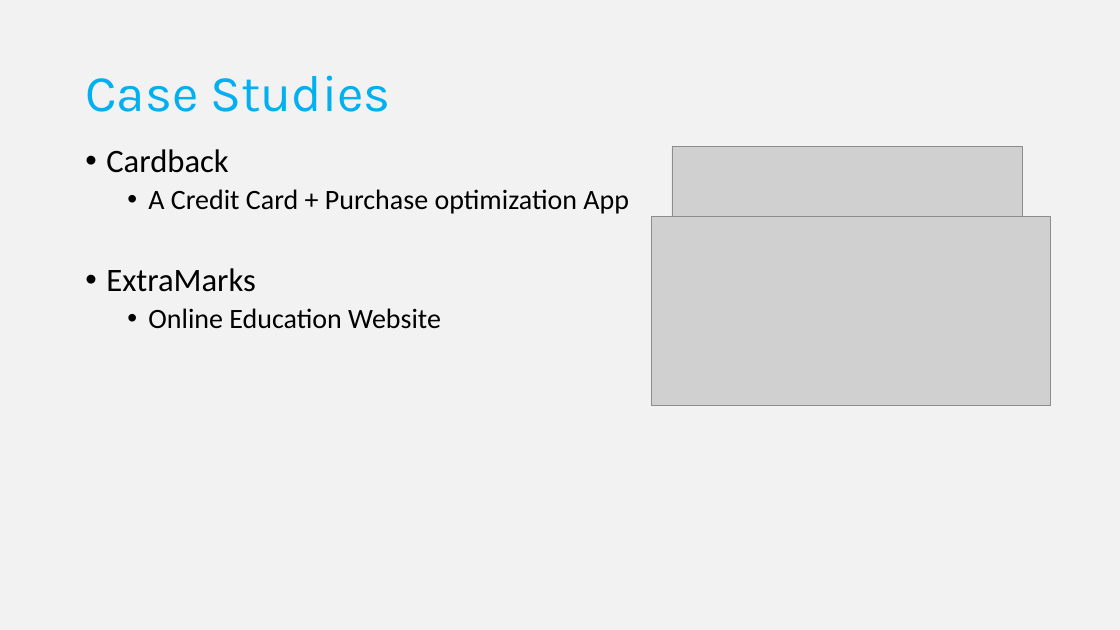
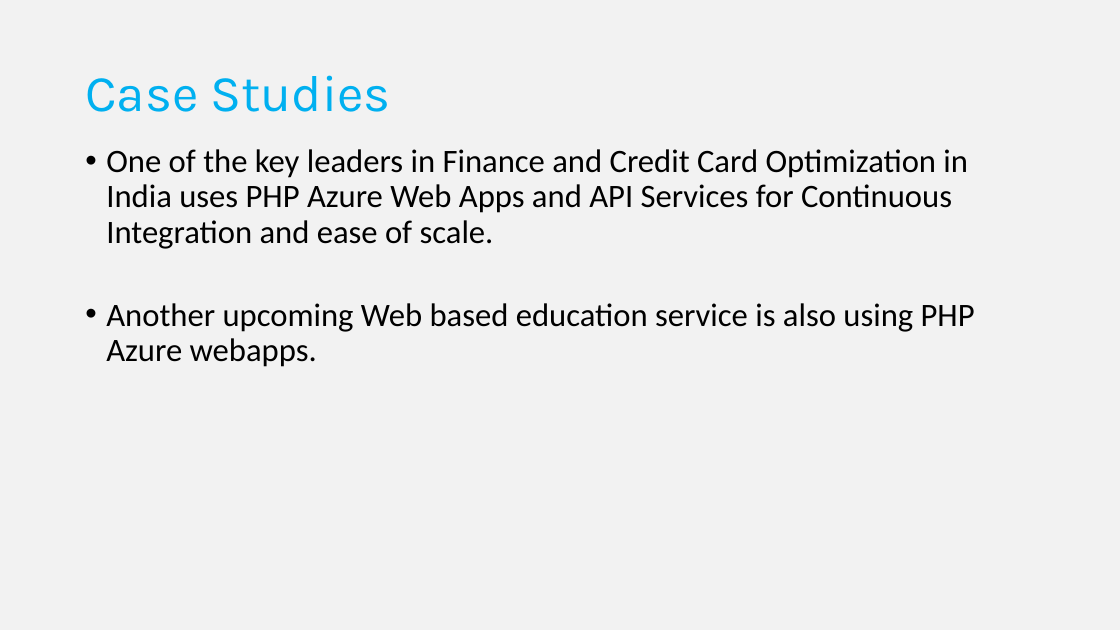
Before and after one commit to FutureUnleashed/OSS, a slide deck: slide 20 of PHP/Future Unleashed_PHPWebApp.pptx. Drawn at 1120x630 pixels with LibreOffice and Linux fonts; fonts in the diff are those of the drawing; grey boxes stand for pictures; background and template pictures are left out. Boxes give left, top, right and bottom in pixels: in the first picture for what was removed or moved away, otherwise in the second. Text is boxed around its words. In the diff, an @@ line names an element or a change of style, - is before the commit and + after.

```diff
--- a/PHP/Future Unleashed_PHPWebApp.pptx
+++ b/PHP/Future Unleashed_PHPWebApp.pptx
@@ text at box(106, 149, 975, 367): text changed; size 24 to 28 pt @@
-• Cardback
-  • A Credit Card + Purchase optimization App
-• ExtraMarks
-  • Online Education Website
+• One of the key leaders in Finance and Credit Card Optimization in India uses PHP Azure Web Apps and API Services for Continuous Integration and ease of scale.
+• Another upcoming Web based education service is also using PHP Azure webapps.
@@ picture removed at box(672, 147, 1023, 217) @@
@@ picture removed at box(652, 216, 1050, 406) @@
```
Also in this commit, not shown: 1 other slide changed, 6 slides added, 1 other file.
